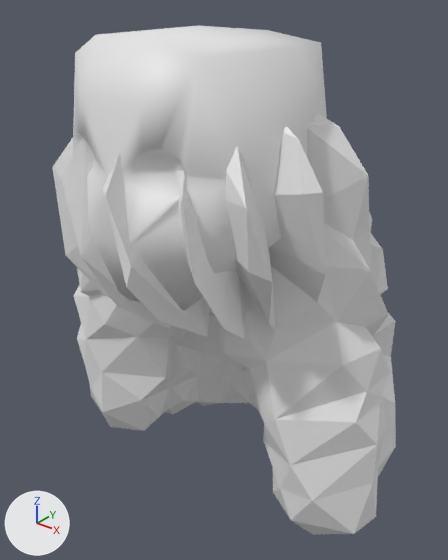
The glTF model maybraid/assets/characters/hair/perm_braid.glb, before and after one commit.
Before and after are seen from a 50 mm lens placed at (1.69, -2.06, 1.16), pointed at (-0.02, 0.09, -0.17). Lighting does not change. The marker at lower left points along +X, +Y and +Z. The picture after the commit comes second. Where no turn or scale is listed for an object, it has been applied to the vertices.

Objects in the first picture: 'MeerkatHead', 'PermBraid'.
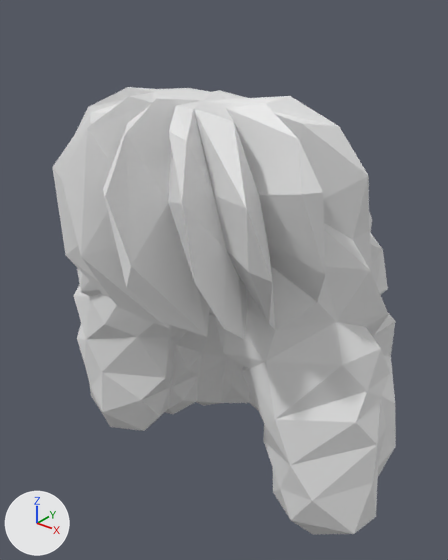
What differs and where, as boxes (x1, y1, x2, y2) in the pictures (448 x 560 px):
'MeerkatHead', deleted
    before: (73, 26, 327, 310)

The change, as a list of edits to the scene's bpy script:
```text
Remove ob_meerkathead:
    ob_meerkathead = bpy.data.objects.new('MeerkatHead', me_icosphere)
    ob_meerkathead.location = (0.0, 0.0, 0.5)
```
